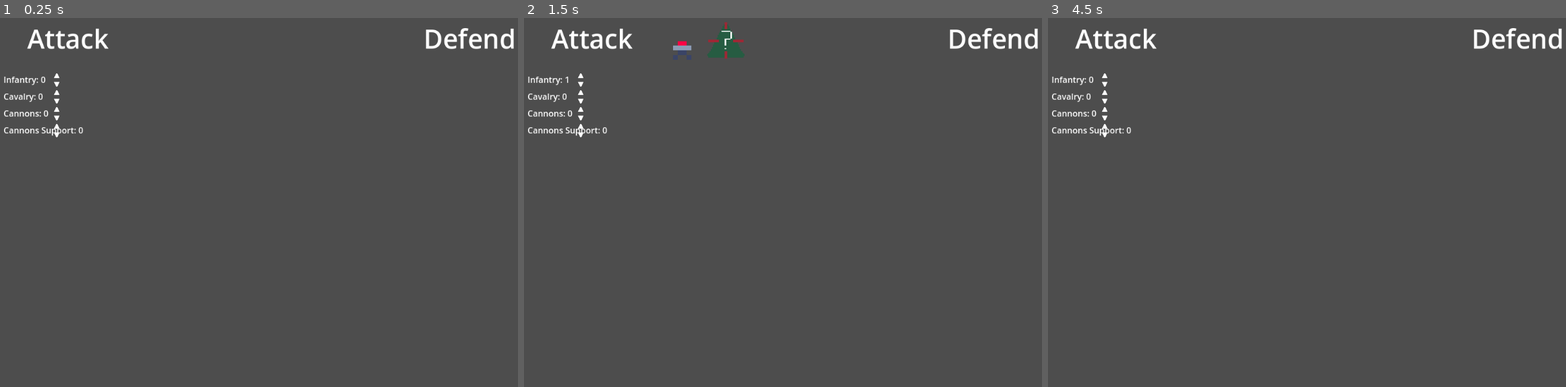
Above: before the commit, frames 1-3 (left to right).
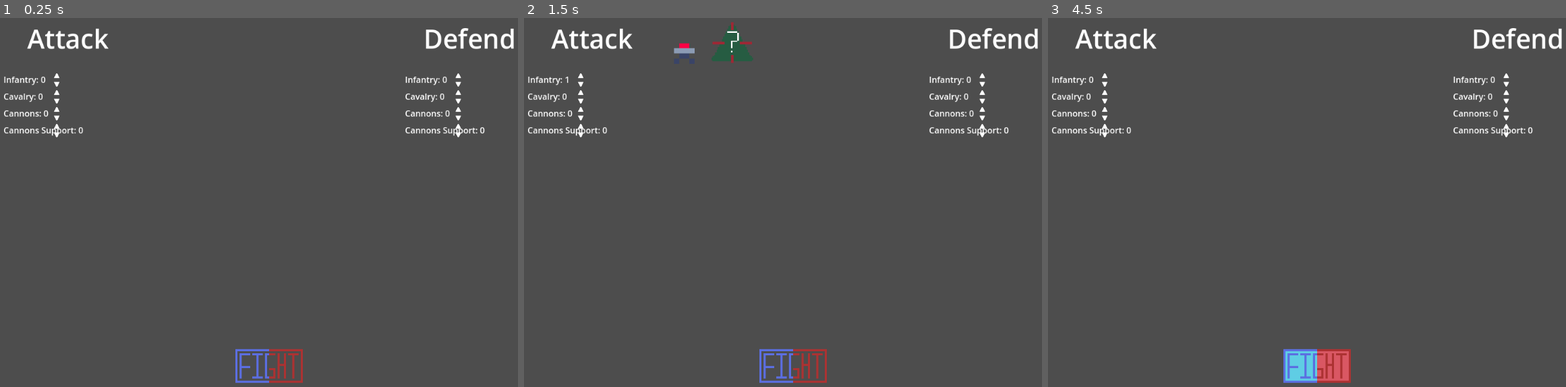
Above: after the commit, the same moments.

Repository: Nathan3-14/risk
Game: Godot game, scene res://scenes/main.tscn
The game is run twice, just before and just after one commit, with the same random seed, the same clock (stepped at 60 frames per second) and the same inputs.
Inputs (mouse positions are in pixels of both pictures, inside the frame that each line leads up to):
- Up to frame 1 (0.25 s): no input
- Up to frame 2 (1.5 s): click (793, 364) at 0.52 s; click (580, 77) at 1.27 s
- Up to frame 3 (4.5 s): click (1104, 84) at 2.02 s; click (1104, 77) at 2.77 s; click (1104, 84) at 3.52 s; click (1317, 364) at 4.27 s

The runs differ from the first frame. In frame 1, 1.0% of the frame differs, in the area x 45-94%, y 14-99%; in frame 2, 1.5%; in frame 3, 1.6%.

Commit message:
Added defend troops Added fight button

Diff:
--- a/risk-simulator/project.godot
+++ b/risk-simulator/project.godot
@@ -19,6 +19,7 @@
 
 window/size/viewport_width=1024
 window/size/viewport_height=704
+window/size/resizable=false
 
 [rendering]
 
--- a/risk-simulator/scenes/main.tscn
+++ b/risk-simulator/scenes/main.tscn
@@ -1,7 +1,10 @@
-[gd_scene load_steps=3 format=3 uid="uid://dgodlyyujaxqf"]
+[gd_scene load_steps=6 format=3 uid="uid://dgodlyyujaxqf"]
 
 [ext_resource type="Script" path="res://scripts/setup-controller.gd" id="1_kvi7e"]
 [ext_resource type="PackedScene" uid="uid://sqd3vxihdru0" path="res://scenes/value_button.tscn" id="2_w31ly"]
+[ext_resource type="Texture2D" uid="uid://d3gv7x4mk7on3" path="res://assets/fight-button.png" id="3_byklq"]
+[ext_resource type="Texture2D" uid="uid://cmie2uqxun445" path="res://assets/fight-button-pressed.png" id="4_issnc"]
+[ext_resource type="Texture2D" uid="uid://be1mm0prdai80" path="res://assets/fight-button-hover.png" id="4_qncki"]
 
 [node name="Main" type="Node2D"]
 
@@ -34,80 +37,137 @@
 theme_override_constants/margin_right = 8
 theme_override_constants/margin_bottom = 8
 
-[node name="Main" type="HBoxContainer" parent="UI/MarginContainer"]
+[node name="VBoxContainer" type="VBoxContainer" parent="UI/MarginContainer"]
 layout_mode = 2
+
+[node name="Main" type="HBoxContainer" parent="UI/MarginContainer/VBoxContainer"]
+layout_mode = 2
+size_flags_vertical = 3
 theme_override_constants/separation = 8
 script = ExtResource("1_kvi7e")
 
-[node name="AttackSetup" type="VBoxContainer" parent="UI/MarginContainer/Main"]
+[node name="AttackSetup" type="VBoxContainer" parent="UI/MarginContainer/VBoxContainer/Main"]
 layout_mode = 2
 size_flags_horizontal = 3
 theme_override_constants/separation = 32
 
-[node name="Label" type="Label" parent="UI/MarginContainer/Main/AttackSetup"]
+[node name="Label" type="Label" parent="UI/MarginContainer/VBoxContainer/Main/AttackSetup"]
 layout_mode = 2
 theme_override_font_sizes/font_size = 50
 text = "Attack"
 horizontal_alignment = 1
 vertical_alignment = 1
 
-[node name="AttackInfantry" parent="UI/MarginContainer/Main/AttackSetup" instance=ExtResource("2_w31ly")]
+[node name="AttackInfantry" parent="UI/MarginContainer/VBoxContainer/Main/AttackSetup" instance=ExtResource("2_w31ly")]
 layout_mode = 2
 value_name = "Infantry"
 
-[node name="AttackCavalry" parent="UI/MarginContainer/Main/AttackSetup" instance=ExtResource("2_w31ly")]
+[node name="AttackCavalry" parent="UI/MarginContainer/VBoxContainer/Main/AttackSetup" instance=ExtResource("2_w31ly")]
 layout_mode = 2
 value_name = "Cavalry"
 
-[node name="AttackCannons" parent="UI/MarginContainer/Main/AttackSetup" instance=ExtResource("2_w31ly")]
+[node name="AttackCannons" parent="UI/MarginContainer/VBoxContainer/Main/AttackSetup" instance=ExtResource("2_w31ly")]
 layout_mode = 2
 value_name = "Cannons"
 
-[node name="AttackCannonsSupport" parent="UI/MarginContainer/Main/AttackSetup" instance=ExtResource("2_w31ly")]
+[node name="AttackCannonsSupport" parent="UI/MarginContainer/VBoxContainer/Main/AttackSetup" instance=ExtResource("2_w31ly")]
 layout_mode = 2
 value_name = "Cannons Support"
 
-[node name="AttackDisplay" type="VBoxContainer" parent="UI/MarginContainer/Main"]
+[node name="AttackDisplay" type="VBoxContainer" parent="UI/MarginContainer/VBoxContainer/Main"]
 layout_mode = 2
 size_flags_horizontal = 3
 
-[node name="TroopDiceSeperator" type="HBoxContainer" parent="UI/MarginContainer/Main/AttackDisplay"]
+[node name="TroopDiceSeperator" type="HBoxContainer" parent="UI/MarginContainer/VBoxContainer/Main/AttackDisplay"]
 layout_mode = 2
 
-[node name="TroopList" type="VBoxContainer" parent="UI/MarginContainer/Main/AttackDisplay/TroopDiceSeperator"]
+[node name="TroopList" type="VBoxContainer" parent="UI/MarginContainer/VBoxContainer/Main/AttackDisplay/TroopDiceSeperator"]
 layout_mode = 2
 size_flags_horizontal = 3
 alignment = 1
 
-[node name="DiceList" type="VBoxContainer" parent="UI/MarginContainer/Main/AttackDisplay/TroopDiceSeperator"]
+[node name="DiceList" type="VBoxContainer" parent="UI/MarginContainer/VBoxContainer/Main/AttackDisplay/TroopDiceSeperator"]
 layout_mode = 2
 size_flags_horizontal = 3
 alignment = 1
 
-[node name="Compressor" type="Control" parent="UI/MarginContainer/Main/AttackDisplay/TroopDiceSeperator"]
-custom_minimum_size = Vector2(80, 0)
+[node name="Compressor" type="Control" parent="UI/MarginContainer/VBoxContainer/Main/AttackDisplay/TroopDiceSeperator"]
+custom_minimum_size = Vector2(64, 0)
 layout_mode = 2
 
-[node name="DefendDisplay" type="VBoxContainer" parent="UI/MarginContainer/Main"]
+[node name="DefendDisplay" type="VBoxContainer" parent="UI/MarginContainer/VBoxContainer/Main"]
 layout_mode = 2
 size_flags_horizontal = 3
 
-[node name="DefendSetup" type="VBoxContainer" parent="UI/MarginContainer/Main"]
+[node name="TroopDiceSeperator" type="HBoxContainer" parent="UI/MarginContainer/VBoxContainer/Main/DefendDisplay"]
+layout_mode = 2
+
+[node name="Compressor" type="Control" parent="UI/MarginContainer/VBoxContainer/Main/DefendDisplay/TroopDiceSeperator"]
+custom_minimum_size = Vector2(64, 0)
+layout_mode = 2
+
+[node name="DiceList" type="VBoxContainer" parent="UI/MarginContainer/VBoxContainer/Main/DefendDisplay/TroopDiceSeperator"]
 layout_mode = 2
 size_flags_horizontal = 3
+alignment = 1
 
-[node name="Label" type="Label" parent="UI/MarginContainer/Main/DefendSetup"]
+[node name="TroopList" type="VBoxContainer" parent="UI/MarginContainer/VBoxContainer/Main/DefendDisplay/TroopDiceSeperator"]
+layout_mode = 2
+size_flags_horizontal = 3
+alignment = 1
+
+[node name="DefendSetup" type="VBoxContainer" parent="UI/MarginContainer/VBoxContainer/Main"]
+layout_mode = 2
+size_flags_horizontal = 3
+theme_override_constants/separation = 32
+
+[node name="Label" type="Label" parent="UI/MarginContainer/VBoxContainer/Main/DefendSetup"]
 layout_mode = 2
 theme_override_font_sizes/font_size = 50
 text = "Defend"
 horizontal_alignment = 1
 vertical_alignment = 1
 
-[connection signal="value_decreased" from="UI/MarginContainer/Main/AttackSetup/AttackInfantry" to="UI/MarginContainer/Main" method="_on_attack_troop_value_decreased"]
-[connection signal="value_increased" from="UI/MarginContainer/Main/AttackSetup/AttackInfantry" to="UI/MarginContainer/Main" method="_on_attack_troop_value_increased"]
-[connection signal="value_decreased" from="UI/MarginContainer/Main/AttackSetup/AttackCavalry" to="UI/MarginContainer/Main" method="_on_attack_troop_value_decreased"]
-[connection signal="value_increased" from="UI/MarginContainer/Main/AttackSetup/AttackCavalry" to="UI/MarginContainer/Main" method="_on_attack_troop_value_increased"]
-[connection signal="value_decreased" from="UI/MarginContainer/Main/AttackSetup/AttackCannons" to="UI/MarginContainer/Main" method="_on_attack_troop_value_decreased"]
-[connection signal="value_increased" from="UI/MarginContainer/Main/AttackSetup/AttackCannons" to="UI/MarginContainer/Main" method="_on_attack_troop_value_increased"]
-[connection signal="value_decreased" from="UI/MarginContainer/Main/AttackSetup/AttackCannonsSupport" to="UI/MarginContainer/Main" method="_on_attack_troop_value_decreased"]
-[connection signal="value_increased" from="UI/MarginContainer/Main/AttackSetup/AttackCannonsSupport" to="UI/MarginContainer/Main" method="_on_attack_troop_value_increased"]
+[node name="DefendInfantry" parent="UI/MarginContainer/VBoxContainer/Main/DefendSetup" instance=ExtResource("2_w31ly")]
+layout_mode = 2
+value_name = "Infantry"
+
+[node name="DefendCavalry" parent="UI/MarginContainer/VBoxContainer/Main/DefendSetup" instance=ExtResource("2_w31ly")]
+layout_mode = 2
+value_name = "Cavalry"
+
+[node name="DefendCannons" parent="UI/MarginContainer/VBoxContainer/Main/DefendSetup" instance=ExtResource("2_w31ly")]
+layout_mode = 2
+value_name = "Cannons"
+
+[node name="DefendCannonsSupport" parent="UI/MarginContainer/VBoxContainer/Main/DefendSetup" instance=ExtResource("2_w31ly")]
+layout_mode = 2
+value_name = "Cannons Support"
+
+[node name="FightButtonContainer" type="CenterContainer" parent="UI/MarginContainer/VBoxContainer"]
+layout_mode = 2
+
+[node name="TextureButton" type="TextureButton" parent="UI/MarginContainer/VBoxContainer/FightButtonContainer"]
+custom_minimum_size = Vector2(128, 64)
+layout_mode = 2
+texture_normal = ExtResource("3_byklq")
+texture_pressed = ExtResource("4_issnc")
+texture_hover = ExtResource("4_qncki")
+stretch_mode = 4
+
+[connection signal="value_decreased" from="UI/MarginContainer/VBoxContainer/Main/AttackSetup/AttackInfantry" to="UI/MarginContainer/VBoxContainer/Main" method="_on_attack_troop_value_decreased"]
+[connection signal="value_increased" from="UI/MarginContainer/VBoxContainer/Main/AttackSetup/AttackInfantry" to="UI/MarginContainer/VBoxContainer/Main" method="_on_attack_troop_value_increased"]
+[connection signal="value_decreased" from="UI/MarginContainer/VBoxContainer/Main/AttackSetup/AttackCavalry" to="UI/MarginContainer/VBoxContainer/Main" method="_on_attack_troop_value_decreased"]
+[connection signal="value_increased" from="UI/MarginContainer/VBoxContainer/Main/AttackSetup/AttackCavalry" to="UI/MarginContainer/VBoxContainer/Main" method="_on_attack_troop_value_increased"]
+[connection signal="value_decreased" from="UI/MarginContainer/VBoxContainer/Main/AttackSetup/AttackCannons" to="UI/MarginContainer/VBoxContainer/Main" method="_on_attack_troop_value_decreased"]
+[connection signal="value_increased" from="UI/MarginContainer/VBoxContainer/Main/AttackSetup/AttackCannons" to="UI/MarginContainer/VBoxContainer/Main" method="_on_attack_troop_value_increased"]
+[connection signal="value_decreased" from="UI/MarginContainer/VBoxContainer/Main/AttackSetup/AttackCannonsSupport" to="UI/MarginContainer/VBoxContainer/Main" method="_on_attack_troop_value_decreased"]
+[connection signal="value_increased" from="UI/MarginContainer/VBoxContainer/Main/AttackSetup/AttackCannonsSupport" to="UI/MarginContainer/VBoxContainer/Main" method="_on_attack_troop_value_increased"]
+[connection signal="value_decreased" from="UI/MarginContainer/VBoxContainer/Main/DefendSetup/DefendInfantry" to="UI/MarginContainer/VBoxContainer/Main" method="_on_defend_troop_value_decreased"]
+[connection signal="value_increased" from="UI/MarginContainer/VBoxContainer/Main/DefendSetup/DefendInfantry" to="UI/MarginContainer/VBoxContainer/Main" method="_on_defend_troop_value_increased"]
+[connection signal="value_decreased" from="UI/MarginContainer/VBoxContainer/Main/DefendSetup/DefendCavalry" to="UI/MarginContainer/VBoxContainer/Main" method="_on_defend_troop_value_decreased"]
+[connection signal="value_increased" from="UI/MarginContainer/VBoxContainer/Main/DefendSetup/DefendCavalry" to="UI/MarginContainer/VBoxContainer/Main" method="_on_defend_troop_value_increased"]
+[connection signal="value_decreased" from="UI/MarginContainer/VBoxContainer/Main/DefendSetup/DefendCannons" to="UI/MarginContainer/VBoxContainer/Main" method="_on_defend_troop_value_decreased"]
+[connection signal="value_increased" from="UI/MarginContainer/VBoxContainer/Main/DefendSetup/DefendCannons" to="UI/MarginContainer/VBoxContainer/Main" method="_on_defend_troop_value_increased"]
+[connection signal="value_decreased" from="UI/MarginContainer/VBoxContainer/Main/DefendSetup/DefendCannonsSupport" to="UI/MarginContainer/VBoxContainer/Main" method="_on_defend_troop_value_decreased"]
+[connection signal="value_increased" from="UI/MarginContainer/VBoxContainer/Main/DefendSetup/DefendCannonsSupport" to="UI/MarginContainer/VBoxContainer/Main" method="_on_defend_troop_value_increased"]
--- a/risk-simulator/scripts/setup-controller.gd
+++ b/risk-simulator/scripts/setup-controller.gd
@@ -39,7 +39,7 @@
 	$AttackDisplay/TroopDiceSeperator/TroopList.add_child(temp_troop)
 	$AttackDisplay/TroopDiceSeperator/DiceList.add_child(temp_dice)
 
-	if len($AttackDisplay/TroopDiceSeperator/TroopList.get_children()) > $AttackDisplay/TroopDiceSeperator/Compressor.custom_minimum_size.x / 16 + 3:
+	if len($AttackDisplay/TroopDiceSeperator/TroopList.get_children()) > $AttackDisplay/TroopDiceSeperator/Compressor.custom_minimum_size.x / 16 + 2:
 		$AttackDisplay/TroopDiceSeperator/Compressor.custom_minimum_size.x += 16
 
 func _on_attack_troop_value_decreased(troop_type: String) -> void:
@@ -52,5 +52,36 @@
 			dice.queue_free()
 			break
 	$AttackDisplay/TroopDiceSeperator/Compressor.custom_minimum_size.x -= 16
-	if $AttackDisplay/TroopDiceSeperator/Compressor.custom_minimum_size.x < 80:
-		$AttackDisplay/TroopDiceSeperator/Compressor.custom_minimum_size.x = 80
+	if $AttackDisplay/TroopDiceSeperator/Compressor.custom_minimum_size.x < 64:
+		$AttackDisplay/TroopDiceSeperator/Compressor.custom_minimum_size.x = 64
+
+
+func _on_defend_troop_value_increased(troop_type: String) -> void:
+	var temp_troop = load("res://scenes/troop.tscn").instantiate()
+	temp_troop.get_node("TroopTexture").texture = troops[troop_type]
+	temp_troop.name = troop_type + "_&_" + str(counter)
+
+	var temp_dice = load("res://scenes/dice.tscn").instantiate()
+	temp_dice.dice_type = troop_dice_referance[troop_type]
+	temp_dice.name = troop_type + "_&_" + str(counter)
+
+	counter += 1
+	$DefendDisplay/TroopDiceSeperator/TroopList.add_child(temp_troop)
+	$DefendDisplay/TroopDiceSeperator/DiceList.add_child(temp_dice)
+
+	if len($DefendDisplay/TroopDiceSeperator/TroopList.get_children()) > $DefendDisplay/TroopDiceSeperator/Compressor.custom_minimum_size.x / 16 + 2:
+		$DefendDisplay/TroopDiceSeperator/Compressor.custom_minimum_size.x += 16
+
+
+func _on_defend_troop_value_decreased(troop_type: String) -> void:
+	for troop in $DefendDisplay/TroopDiceSeperator/TroopList.get_children():
+		if troop_type == troop.name.split("_&_")[0]:
+			troop.queue_free()
+			break
+	for dice in $DefendDisplay/TroopDiceSeperator/DiceList.get_children():
+		if troop_type == dice.name.split("_&_")[0]:
+			dice.queue_free()
+			break
+	$DefendDisplay/TroopDiceSeperator/Compressor.custom_minimum_size.x -= 16
+	if $DefendDisplay/TroopDiceSeperator/Compressor.custom_minimum_size.x < 64:
+		$DefendDisplay/TroopDiceSeperator/Compressor.custom_minimum_size.x = 64
Binary file added: risk-simulator/assets/fight-button-hover.png
Not shown, added: risk-simulator/assets/fight-button-hover.png.import
Binary file added: risk-simulator/assets/fight-button-pressed.png
Not shown, added: risk-simulator/assets/fight-button-pressed.png.import
Binary file added: risk-simulator/assets/fight-button.aseprite
Binary file added: risk-simulator/assets/fight-button.png
Not shown, added: risk-simulator/assets/fight-button.png.import
